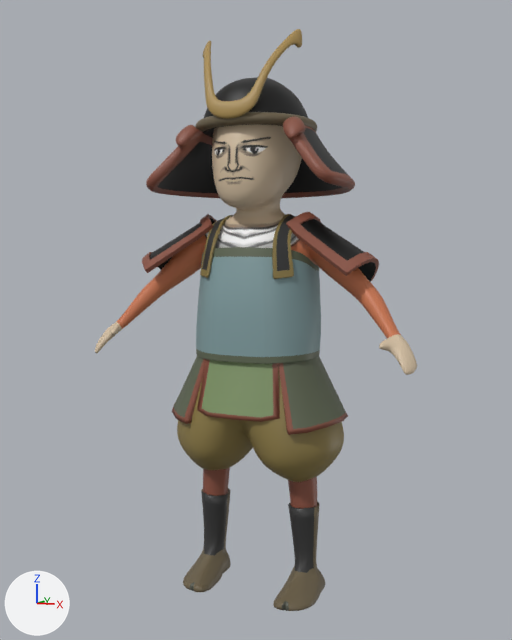
Before and after pictures for a commit that changed the Blender file SourceFiles/3D Models/Characters/Characters.blend.
One viewpoint serves both versions: a camera (50 mm lens) standing at (0.951, -2.237, 1.165) and looking at (-0.017, 0.016, 0.927). Arrows for +X, +Y and +Z are at lower left; the lights stay in place.

Names of what the first picture shows: 'Boots', 'Cuirass', 'Helmet', 'Helmet_Decoration', 'Helmet_Rope', 'Main', 'Main.001', 'Shoulder_Guard', 'Thigh_Guard'.
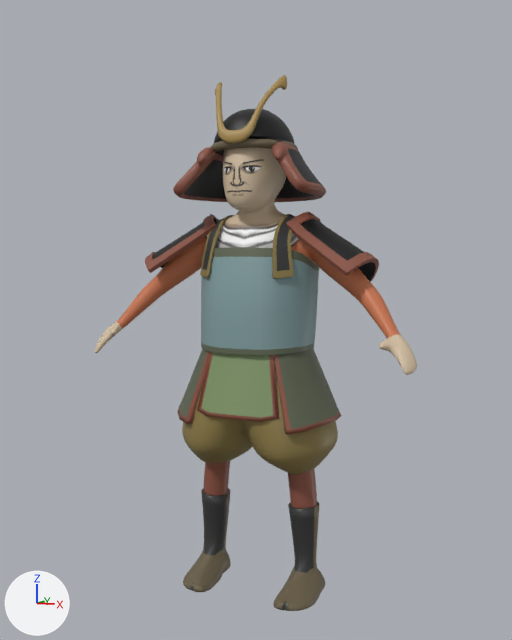
Changed parts and their boxes [x1, y1, x2, y2] in the pictures (512 x 640 px):
'Main', reshaped, moved (6% shorter): before [95, 124, 417, 508]; after [95, 148, 417, 508]
'Cuirass', reshaped, moved: before [196, 214, 321, 364]; after [200, 214, 319, 355]
'Helmet', mesh rescaled, moved (27% narrower, 23% shorter): before [146, 77, 355, 198]; after [173, 109, 326, 202]
'Thigh_Guard', reshaped, moved (6% narrower, 10% taller): before [172, 356, 348, 435]; after [177, 348, 342, 435]
'Main.001', reshaped, moved (7% narrower): before [177, 367, 344, 482]; after [182, 361, 338, 475]
'Shoulder_Guard', moved: before [142, 212, 379, 282]; after [145, 212, 379, 282]
'Helmet_Decoration', mesh rescaled, moved (27% narrower, 23% shorter): before [203, 29, 302, 118]; after [215, 75, 287, 143]
'Helmet_Rope', mesh rescaled, moved (28% narrower, 33% shorter): before [195, 112, 317, 132]; after [211, 139, 298, 152]

The change, as a diff of the scene's bpy script:
```diff
--- a/SourceFiles/3D Models/Characters/Characters.blend.py
+++ b/SourceFiles/3D Models/Characters/Characters.blend.py
@@ me_cube @@
-me_cube.from_pydata(...)  # 364 vertices, 344 faces; spans x 0.0..0.57, y -0.22..0.17, z -1.0..0.68
+me_cube.from_pydata(...)  # 364 vertices, 344 faces; spans x 0.0..0.57, y -0.2..0.17, z 0.0..1.58
+# me_cube part 1: 364 of 364 vertices moved; they spanned x 0.0..0.57, y -0.22..0.17, z -1.0..0.68 and now span x 0.0..0.57, y -0.2..0.17, z 0.0..1.58; mean shift (-0.01, 0.0, 0.99); largest move (0.19, -0.06, -0.17) -> (0.17, -0.06, 0.86)
 me_cube.materials.append(mat_samurai_material)
@@ me_cube_004 @@
-me_cube_004.from_pydata(...)  # 74 vertices, 66 faces; spans x 0.0..0.313, y -0.204..0.183, z -0.607..-0.175
+me_cube_004.from_pydata(...)  # 74 vertices, 66 faces; spans x 0.0..0.291, y -0.204..0.183, z 0.418..0.851
+# me_cube_004 part 2: 74 of 74 vertices moved; they spanned x 0.0..0.313, y -0.204..0.183, z -0.607..-0.175 and now span x 0.0..0.291, y -0.204..0.183, z 0.418..0.851; mean shift (-0.007, 0.0, 1.015); largest move (0.19, -0.057, -0.175) -> (0.171, -0.057, 0.85)
 me_cube_004.materials.append(mat_samurai_material)
@@ me_sphere @@
 me_sphere.from_pydata(...)  # 83 vertices, 63 faces; spans x 0.0..1.74, y -0.97..1.6, z -0.98..0.77
 # used by ob_helmet; location = (0.0, -0.042, 1.544); scale = (0.194, 0.194, 0.194)
+# me_sphere part 3: the whole mesh is scaled about its middle by (0.704, 0.762, 0.762), then moved by (-0.26, -0.35, 7.64)
 me_sphere.materials.append(mat_samurai_material)
@@ me_beziercircle @@
 me_beziercircle.from_pydata(...)  # 1200 vertices, 1152 faces; spans x 0.0..1.1, y -1.1..1.1, z -0.1..0.1
 # used by ob_helmet_rope; location = (0.0, -0.021, 1.57); scale = (0.184, 0.184, 0.184)
+# me_beziercircle part 4: the whole mesh is scaled about its middle by (0.704, 0.762, 0.762), then moved by (-0.16, -0.2, 8.16)
 me_beziercircle.materials.append(mat_samurai_material)
@@ me_plane_001 @@
 me_plane_001.from_pydata(...)  # 16 vertices, 7 faces; spans x 0.0..0.159, y -0.003..0.136, z -0.029..0.306
 # used by ob_helmet_decoration; location = (0.0, -0.211, 1.593); rotation_euler = (-0.157, 0.0, 0.0), in degrees (-9, 0, 0)
+# me_plane_001 part 5: the whole mesh is scaled about its middle by (0.704, 0.762, 0.762), then moved by (-0.024, -0.432, 1.436)
 me_plane_001.materials.append(mat_samurai_material)
@@ me_plane_002 @@
 me_plane_002.from_pydata(...)  # 84 vertices, 82 faces; spans x 0.13..0.422, y -0.143..0.099, z -0.65..-0.419
+# me_plane_002 part 6: the whole mesh is moved by (-0.006, 0.0, 1.713)
 me_plane_002.materials.append(mat_samurai_material)
@@ me_cube_001 @@
-me_cube_001.from_pydata(...)  # 98 vertices, 75 faces; spans x 0.0..0.22, y -0.187..0.168, z -0.192..0.291
+me_cube_001.from_pydata(...)  # 98 vertices, 75 faces; spans x 0.0..0.209, y -0.187..0.168, z 0.834..1.291
+# me_cube_001 part 7: 98 of 98 vertices moved; they spanned x 0.0..0.22, y -0.187..0.168, z -0.192..0.291 and now span x 0.0..0.209, y -0.187..0.168, z 0.834..1.291; mean shift (-0.004, 0.0, 1.006); largest move (0.21, -0.026, -0.186) -> (0.191, -0.026, 0.84)
 me_cube_001.materials.append(mat_samurai_material)
@@ me_cube_002 @@
 # used by ob_thigh_guard; location = (0.0, 0.0, 0.943); scale = (1.0, 1.0, 0.639)
-me_cube_002.from_pydata(...)  # 52 vertices, 35 faces; spans x 0.0..0.315, y -0.22..0.206, z -0.572..-0.168
+me_cube_002.from_pydata(...)  # 52 vertices, 35 faces; spans x 0.0..0.292, y -0.22..0.2, z 0.926..1.349
+# me_cube_002 part 8: 52 of 52 vertices moved; they spanned x 0.0..0.315, y -0.22..0.206, z -0.572..-0.168 and now span x 0.0..0.292, y -0.22..0.2, z 0.926..1.349; mean shift (-0.012, 0.0, 1.497); largest move (0.197, 0.015, -0.169) -> (0.177, 0.015, 1.348)
 me_cube_002.materials.append(mat_samurai_material)
@@ ob_main @@
 ob_main = bpy.data.objects.new('Main', me_cube)
-ob_main.location = (0.0, 0.0, 1.0)
+ob_main.location = (0.0, 0.0, 0.0)
 _m = ob_main.modifiers.new('Mirror', 'MIRROR')
@@ ob_main_001 @@
 ob_main_001 = bpy.data.objects.new('Main.001', me_cube_004)
-ob_main_001.location = (0.0, 0.0, 1.0)
+ob_main_001.location = (0.0, 0.0, 0.0)
 _m = ob_main_001.modifiers.new('Mirror', 'MIRROR')
@@ ob_helmet @@
 ob_helmet = bpy.data.objects.new('Helmet', me_sphere)
-ob_helmet.location = (0.0, -0.042, 1.544)
+ob_helmet.location = (0.0, 0.0, 0.0)
 ob_helmet.scale = (0.194, 0.194, 0.194)
@@ ob_helmet_rope @@
 ob_helmet_rope = bpy.data.objects.new('Helmet_Rope', me_beziercircle)
-ob_helmet_rope.location = (0.0, -0.021, 1.57)
+ob_helmet_rope.location = (0.0, 0.0, 0.0)
 ob_helmet_rope.scale = (0.184, 0.184, 0.184)
@@ ob_helmet_decoration @@
 ob_helmet_decoration = bpy.data.objects.new('Helmet_Decoration', me_plane_001)
-ob_helmet_decoration.location = (0.0, -0.211, 1.593)
+ob_helmet_decoration.location = (0.0, 0.0, 0.0)
 ob_helmet_decoration.rotation_euler = (-0.157, 0.0, 0.0)  # degrees (-9, 0, 0)
@@ ob_shoulder_guard @@
 ob_shoulder_guard = bpy.data.objects.new('Shoulder_Guard', me_plane_002)
-ob_shoulder_guard.location = (-0.006, 0.0, 1.713)
+ob_shoulder_guard.location = (0.0, 0.0, 0.0)
 _m = ob_shoulder_guard.modifiers.new('Mirror', 'MIRROR')
@@ ob_cuirass @@
 ob_cuirass = bpy.data.objects.new('Cuirass', me_cube_001)
-ob_cuirass.location = (0.0, 0.0, 1.0)
+ob_cuirass.location = (0.0, 0.0, 0.0)
 _m = ob_cuirass.modifiers.new('Mirror', 'MIRROR')
@@ ob_thigh_guard @@
 ob_thigh_guard = bpy.data.objects.new('Thigh_Guard', me_cube_002)
-ob_thigh_guard.location = (0.0, 0.0, 0.943)
+ob_thigh_guard.location = (0.0, 0.0, 0.0)
 ob_thigh_guard.scale = (1.0, 1.0, 0.639)
```
